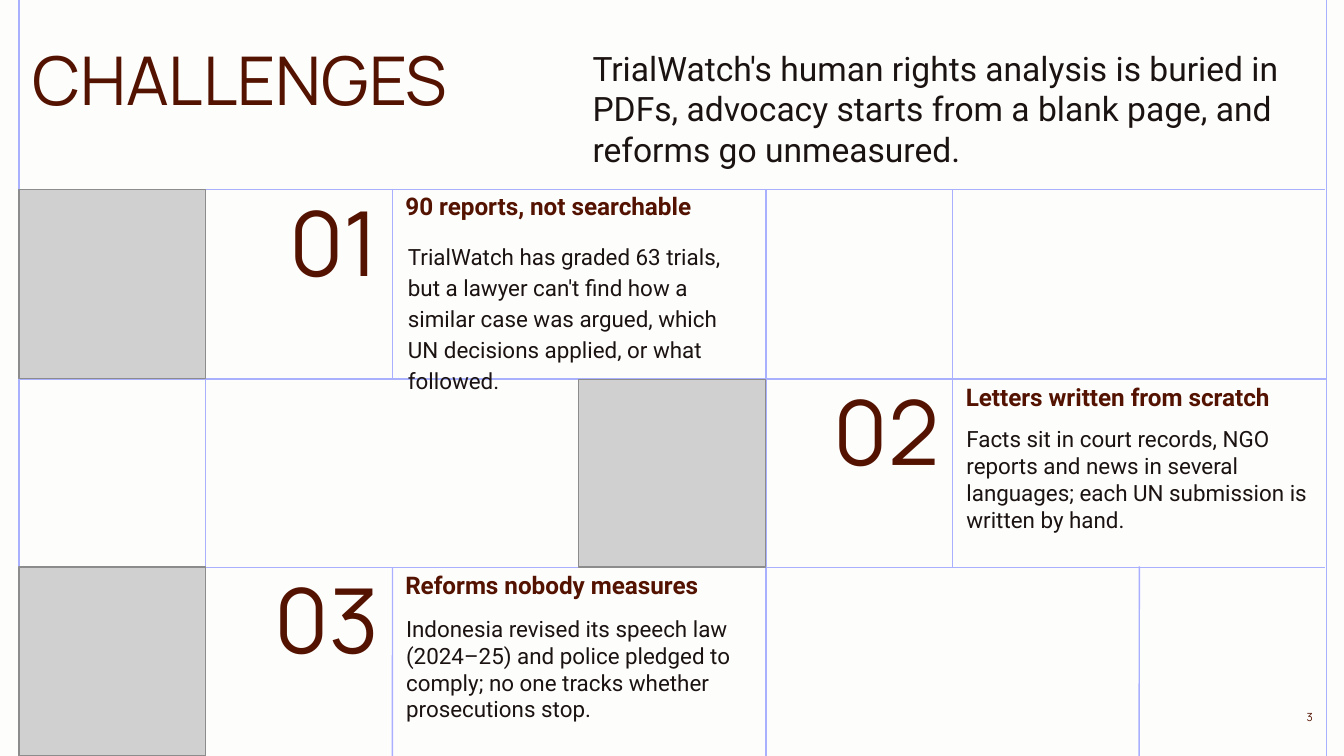
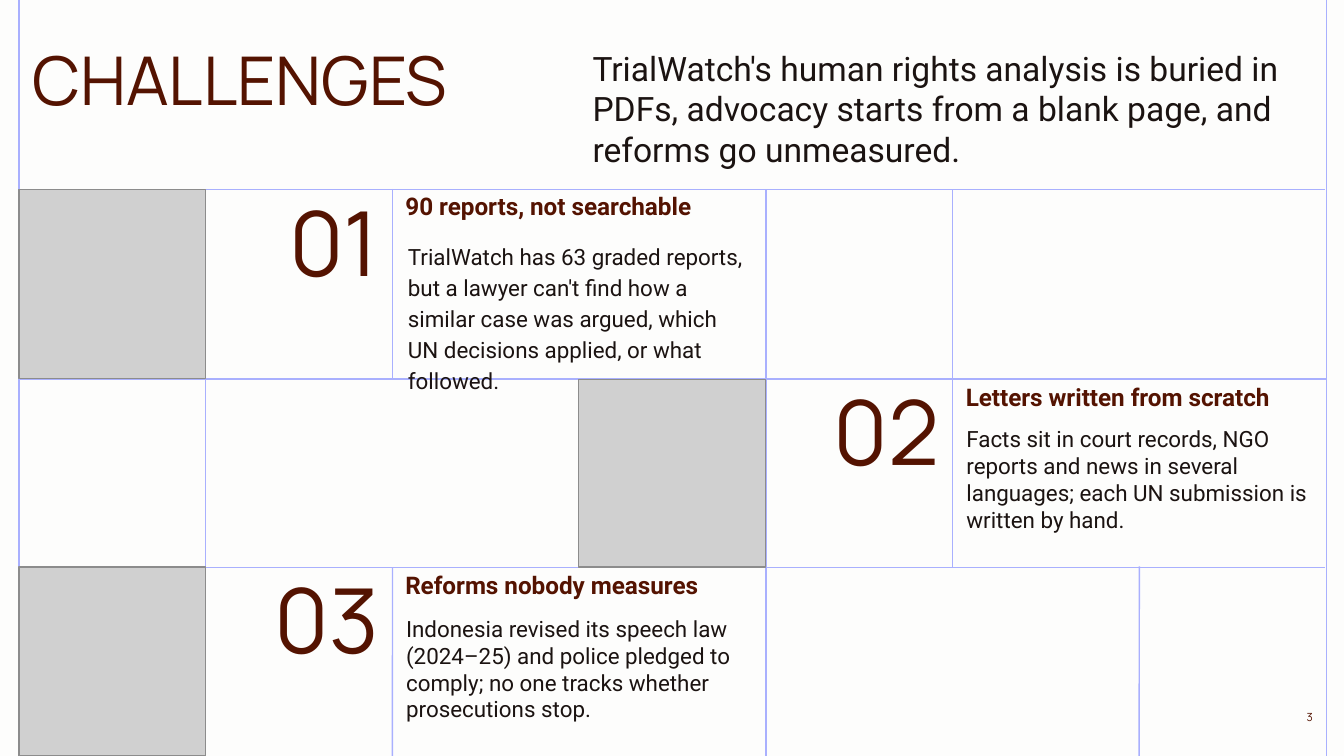
Before and after one commit to valentinasilva8/fairtrial-ai-hackathon, a slide deck: slide 3 of pitch/Precedent_and_Practice.pptx. Drawn at 1344x756 pixels with LibreOffice and Linux fonts; fonts in the diff are those of the drawing; grey boxes stand for pictures. Boxes give left, top, right and bottom in pixels: in the first picture for what was removed or moved away, otherwise in the second. Text is boxed around its words. In the diff, an @@ line names an element or a change of style, - is before the commit and + after.

Commit message:
Deck: report and listing wording

```diff
--- a/pitch/Precedent_and_Practice.pptx
+++ b/pitch/Precedent_and_Practice.pptx
@@ text at [408,248,742,363]: text changed @@
-TrialWatch has graded 63 trials, but a lawyer can't find how a similar case was argued, which UN decisions applied, or what followed.
+TrialWatch has 63 graded reports, but a lawyer can't find how a similar case was argued, which UN decisions applied, or what followed.
```
Also in this commit, not shown: 4 other slides changed, 1 other file.
